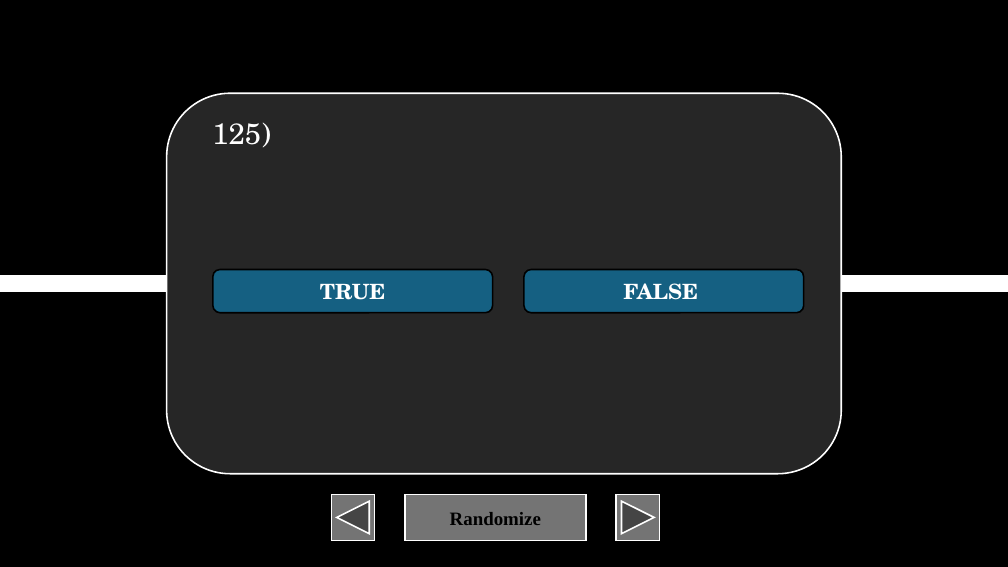
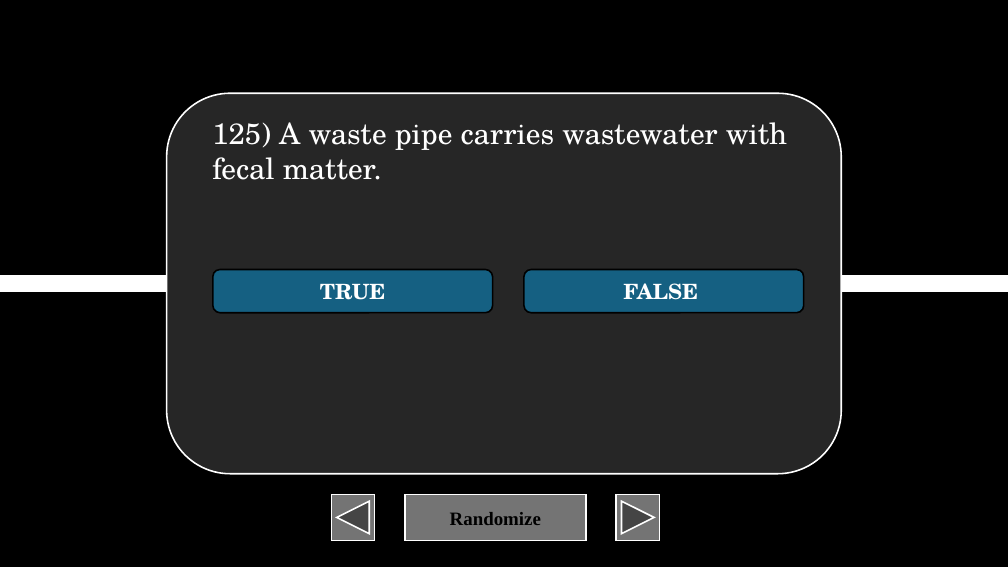
Before and after one commit to XIvanSolomonX/Archi-Reviewer, a slide deck: slide 126 of BulUti2.pptm. Drawn at 1008x567 pixels with LibreOffice and Linux fonts; fonts in the diff are those of the drawing. Boxes give left, top, right and bottom in pixels: in the first picture for what was removed or moved away, otherwise in the second. Text is boxed around its words. In the diff, an @@ line names an element or a change of style, - is before the commit and + after.

```diff
--- a/BulUti2.pptm
+++ b/BulUti2.pptm
@@ text at box(212, 122, 787, 180): text changed @@
-125)
+125) A waste pipe carries wastewater with fecal matter.
```
Also in this commit, not shown: 11 other slides changed, 57 slides added, 1 other file.
